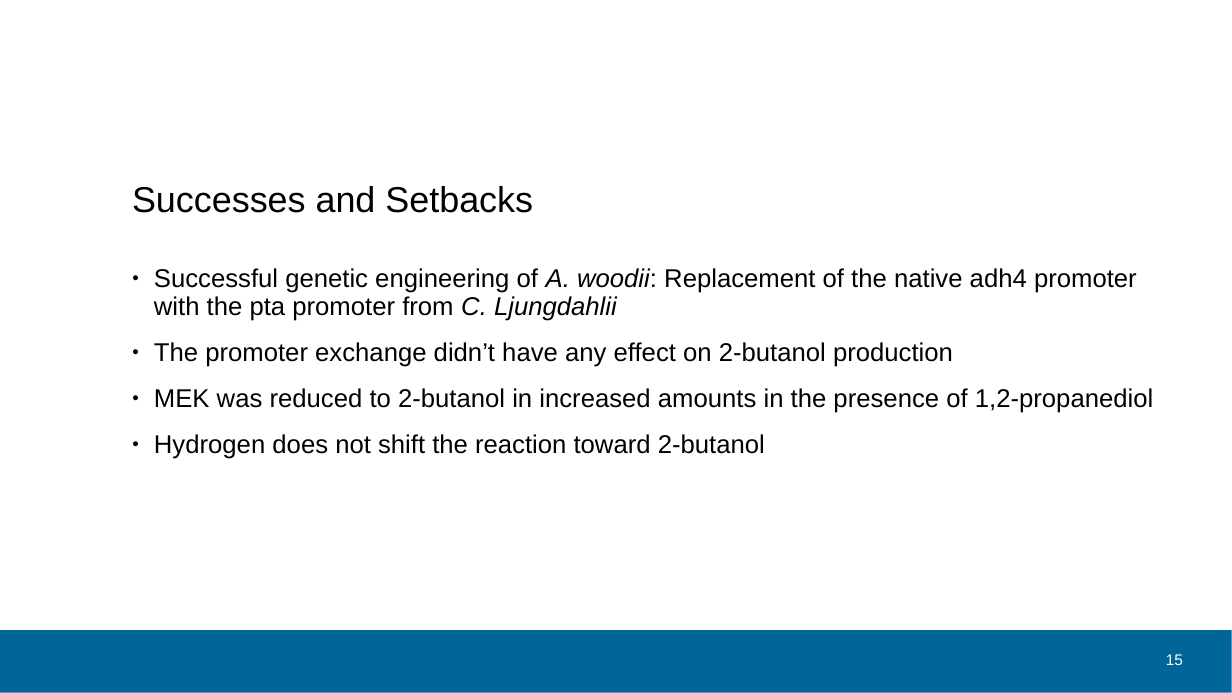
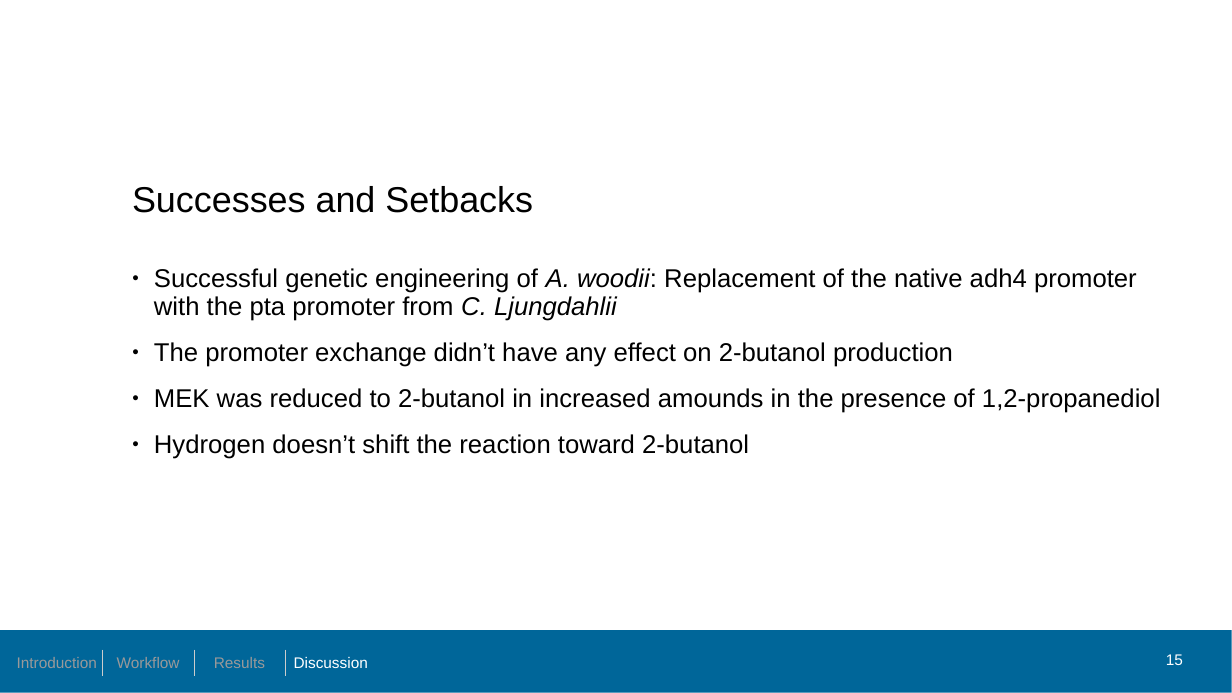
Before and after one commit to sheepfreak221/BSc-Arbeit, a slide deck: slide 15 of präsentation/bsc_version_16_06_klara.pptx. Drawn at 1232x693 pixels with LibreOffice and Linux fonts; fonts in the diff are those of the drawing; background and template pictures are left out. Boxes give left, top, right and bottom in pixels: in the first picture for what was removed or moved away, otherwise in the second. Text is boxed around its words. In the diff, an @@ line names an element or a change of style, - is before the commit and + after.

```diff
--- a/präsentation/bsc_version_16_06_klara.pptx
+++ b/präsentation/bsc_version_16_06_klara.pptx
@@ text at (154,388,1160,459): text changed @@
-● MEK was reduced to 2-butanol in increased amounts in the presence of 1,2-propanediol
-● Hydrogen does not shift the reaction toward 2-butanol
+● MEK was reduced to 2-butanol in increased amounds in the presence of 1,2-propanediol
+● Hydrogen doesn’t shift the reaction toward 2-butanol
@@ table added at (11,650,377,673), 1 rows, 4 columns @@
+Introduction | Workflow | Results | Discussion
```
Also in this commit, not shown: 11 other slides changed, 3 slides added, 3 slides removed, 7 other files.
